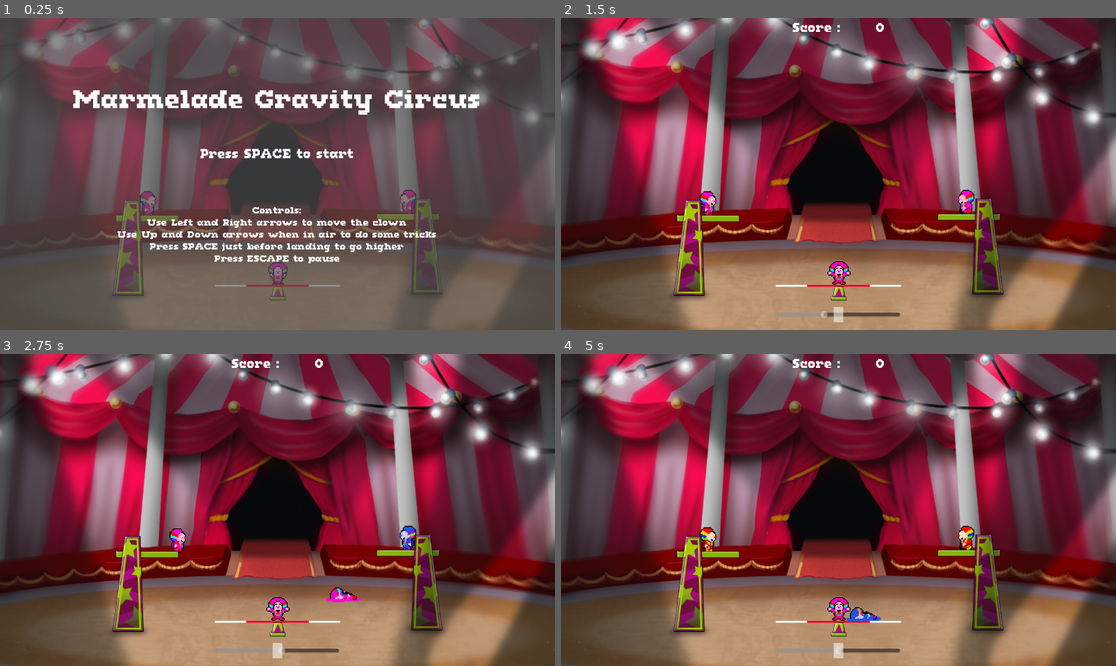
Above: before the commit, frames 1-4 (two rows, left to right).
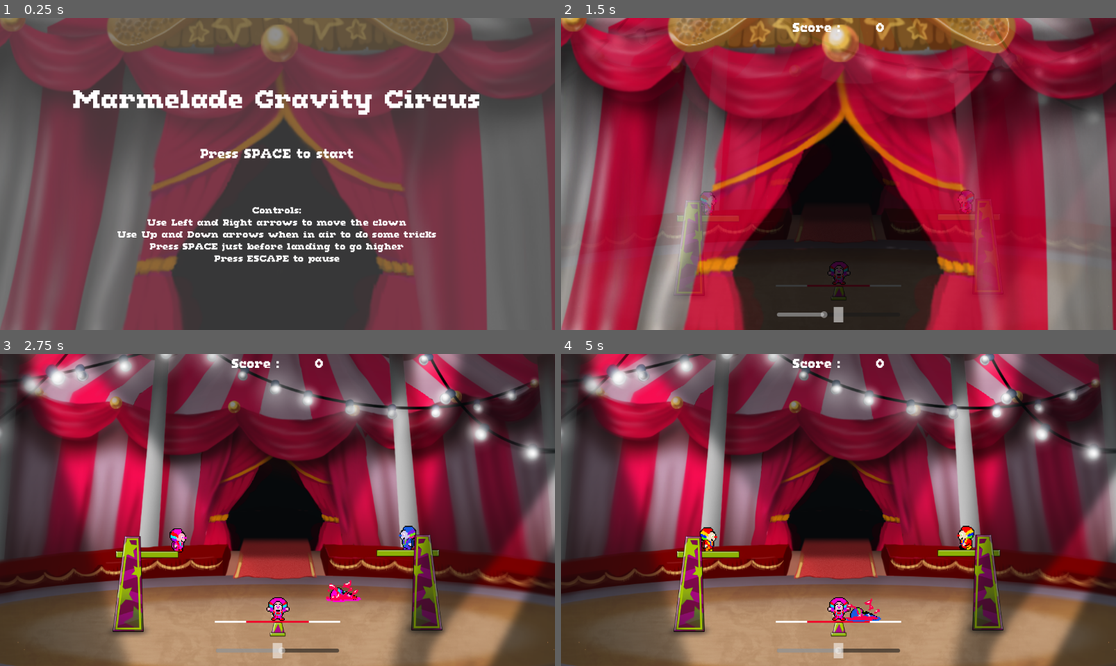
Above: after the commit, the same moments.

Repository: JonqsGames/CircusMarmelade
Game: Godot game, scene res://game.tscn
Same seed, same stepped clock (60 frames per second), same inputs: the game is played once before the commit and once after it.
Inputs:
- Up to frame 1 (0.25 s): no input
- Up to frame 2 (1.5 s): tap Space (action) at 0.5, 0.6, 1.25 s; hold Right (right) 0.53-1.28 s; hold Left (left) from 1.28 s (still down); tap Down (rotate_negative) at 1.35 s
- Up to frame 3 (2.75 s): release Left (left) at 2.03 s; hold Right (right) from 2.03 s (still down); hold Up (rotate_positive) from 2.03 s (still down)
- Up to frame 4 (5 s): release Up (rotate_positive) at 2.78 s; tap Space (action) at 2.85 s; release Right (right) at 3.53 s; hold Down (rotate_negative) 3.53-4.28 s; hold Left (left) from 3.53 s (still down); tap Up (rotate_positive) at 4.35 s

The runs differ from the first frame. In frame 1, 70% of the frame differs, in the area x 0-100%, y 0-100%; in frame 2, 90%; in frame 3, 0.2%; in frame 4, 0.1%.

Commit message:
Add blood splash

Diff:
--- a/entities/character.tscn
+++ b/entities/character.tscn
@@ -7,6 +7,7 @@
 [ext_resource type="AudioStream" uid="uid://ujo1adbulrlu" path="res://audio/hop.wav" id="5_4ik0v"]
 [ext_resource type="AudioStream" uid="uid://dmpvwsirepqua" path="res://audio/woo.wav" id="6_sjfhq"]
 [ext_resource type="AudioStream" uid="uid://6dap1ebo1nk3" path="res://audio/splash.wav" id="7_stcgf"]
+[ext_resource type="Texture2D" uid="uid://bdh6yjwuo2l6p" path="res://img/splash.png" id="8_s8jem"]
 
 [sub_resource type="CapsuleMesh" id="CapsuleMesh_mrfxx"]
 radius = 16.0
@@ -157,6 +158,18 @@
 "update": 1,
 "values": [0]
 }
+tracks/1/type = "value"
+tracks/1/imported = false
+tracks/1/enabled = true
+tracks/1/path = NodePath("Blood:frame")
+tracks/1/interp = 1
+tracks/1/loop_wrap = true
+tracks/1/keys = {
+"times": PackedFloat32Array(0),
+"transitions": PackedFloat32Array(1),
+"update": 1,
+"values": [15]
+}
 
 [sub_resource type="Animation" id="Animation_2rjii"]
 resource_name = "crash"
@@ -202,6 +215,18 @@
 "times": PackedFloat32Array(0)
 }
 tracks/2/use_blend = true
+tracks/3/type = "value"
+tracks/3/imported = false
+tracks/3/enabled = true
+tracks/3/path = NodePath("Blood:frame")
+tracks/3/interp = 1
+tracks/3/loop_wrap = true
+tracks/3/keys = {
+"times": PackedFloat32Array(0.1, 0.6),
+"transitions": PackedFloat32Array(1, 1),
+"update": 0,
+"values": [0, 15]
+}
 
 [sub_resource type="Animation" id="Animation_0wym0"]
 resource_name = "fail"
@@ -576,3 +601,12 @@
 texture_progress = ExtResource("3_i23rk")
 
 [node name="AudioStreamPlayer2D" type="AudioStreamPlayer2D" parent="."]
+
+[node name="Blood" type="Sprite2D" parent="."]
+texture_filter = 1
+position = Vector2(-1, -47)
+scale = Vector2(1.5, 1.5)
+texture = ExtResource("8_s8jem")
+hframes = 4
+vframes = 4
+frame = 15
--- a/game.tscn
+++ b/game.tscn
@@ -250,6 +250,21 @@
 }]
 }
 
+[sub_resource type="Animation" id="Animation_wos04"]
+length = 0.001
+tracks/0/type = "value"
+tracks/0/imported = false
+tracks/0/enabled = true
+tracks/0/path = NodePath("WorldBackground/CircusCover:modulate")
+tracks/0/interp = 1
+tracks/0/loop_wrap = true
+tracks/0/keys = {
+"times": PackedFloat32Array(0),
+"transitions": PackedFloat32Array(1),
+"update": 0,
+"values": [Color(1, 1, 1, 1)]
+}
+
 [sub_resource type="Animation" id="Animation_ips70"]
 resource_name = "start_game"
 tracks/0/type = "value"
@@ -263,21 +278,6 @@
 "transitions": PackedFloat32Array(1, 1),
 "update": 0,
 "values": [Color(1, 1, 1, 1), Color(1, 1, 1, 0)]
-}
-
-[sub_resource type="Animation" id="Animation_wos04"]
-length = 0.001
-tracks/0/type = "value"
-tracks/0/imported = false
-tracks/0/enabled = true
-tracks/0/path = NodePath("WorldBackground/CircusCover:modulate")
-tracks/0/interp = 1
-tracks/0/loop_wrap = true
-tracks/0/keys = {
-"times": PackedFloat32Array(0),
-"transitions": PackedFloat32Array(1),
-"update": 0,
-"values": [Color(1, 1, 1, 1)]
 }
 
 [sub_resource type="AnimationLibrary" id="AnimationLibrary_1kqmh"]
@@ -317,7 +317,6 @@
 texture = ExtResource("5_lgy85")
 
 [node name="CircusCover" type="Sprite2D" parent="WorldBackground"]
-visible = false
 top_level = true
 z_index = 200
 position = Vector2(38.5, -466.25)
Not shown: 1 places in entities/character.tscn that only renumber resources
Binary file added: img/splash.png
Not shown, added: img/splash.png.import
Not shown, changed: docs/index.html
Not shown, changed: docs/index.pck
